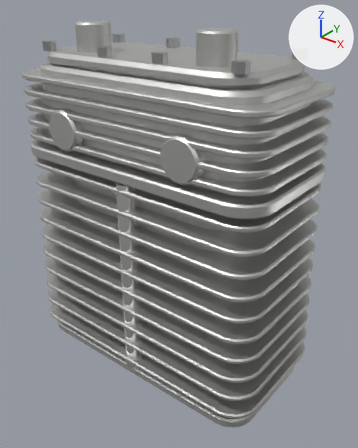
One commit to the glTF model assets/bike_parts/head/twin/one_valve_flathead.glb: the scene before it, then after it.
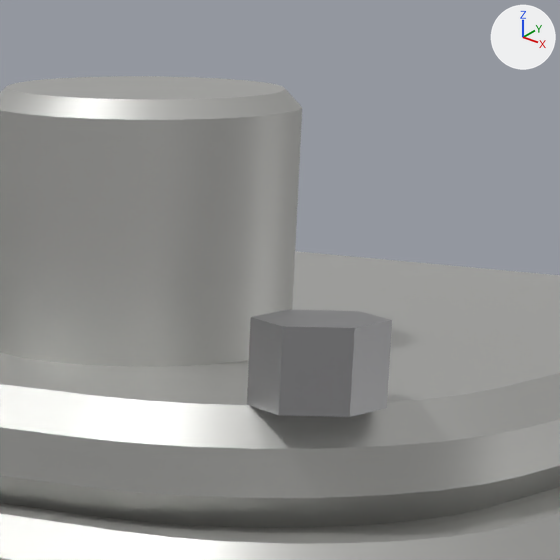
The first picture shows the older version from a camera (50 mm lens) standing at (0.319, -0.309, 0.227) and looking at (0.072, 0.0, 0.036). The close-ups show the older and then the newer version on the part from 55% to 76% of the width and 4% to 21% of the height of that picture. Only the edits that show in the close-ups are written down. Lighting does not change. The marker at upper right points along +X, +Y and +Z. Objects named as collision shapes, trigger or cutter boxes, shadow casters or lower levels of detail are left out. Where no turn or scale is listed for an object, it has been applied to the vertices. Vertices at exactly the same position are counted once.

Objects in the first close-up: 'lod0'.
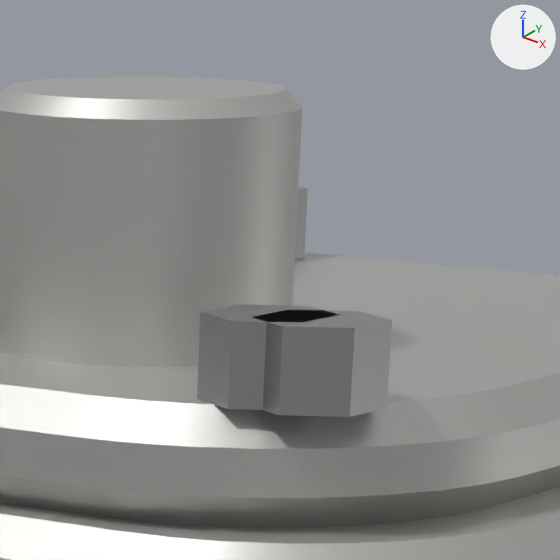
What changed in the scene script:
```text
Change me_lod0:
    used by ob_lod0; location = (0.0, 0.0, 0.0)
    remove me_lod0.from_pydata(...)  # 3598 vertices, 7052 faces; spans x -0.064..0.184, y -0.064..0.064, z -0.1..0.2
    add me_lod0.from_pydata(...)  # 3646 vertices, 7132 faces; spans x -0.064..0.184, y -0.064..0.064, z -0.1..0.2
    me_lod0 part 1: a new loose piece, a 6-sided cylinder along z spanning x 0.088..0.098, y 0.0342..0.0458, z 0.178..0.185, in mat_raw_steel (grey #b3b3b5)
    me_lod0 part 2: a new loose piece, a 6-sided cylinder along z spanning x 0.142..0.152, y -0.0458..-0.0342, z 0.178..0.185, in mat_raw_steel (grey #b3b3b5)
    other edits to the shape of me_lod0 do not show in these pictures
```

Pixel boxes [x1, y1, x2, y2] of what changed, in the close-ups (560 x 560 px):
part 1 of me_lod0, added: after [295, 187, 308, 259]
part 2 of me_lod0, added: after [197, 304, 337, 410]
